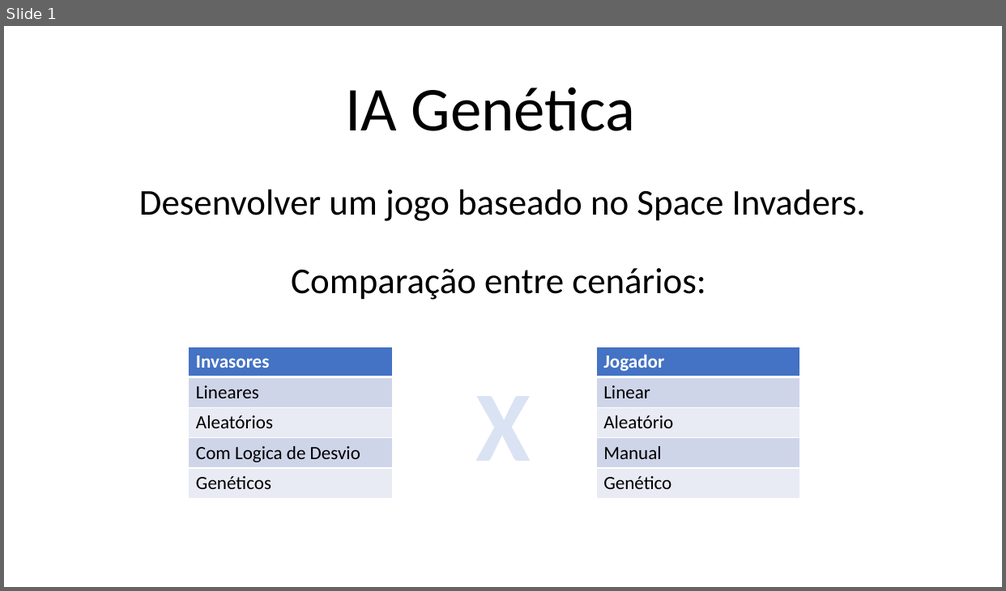
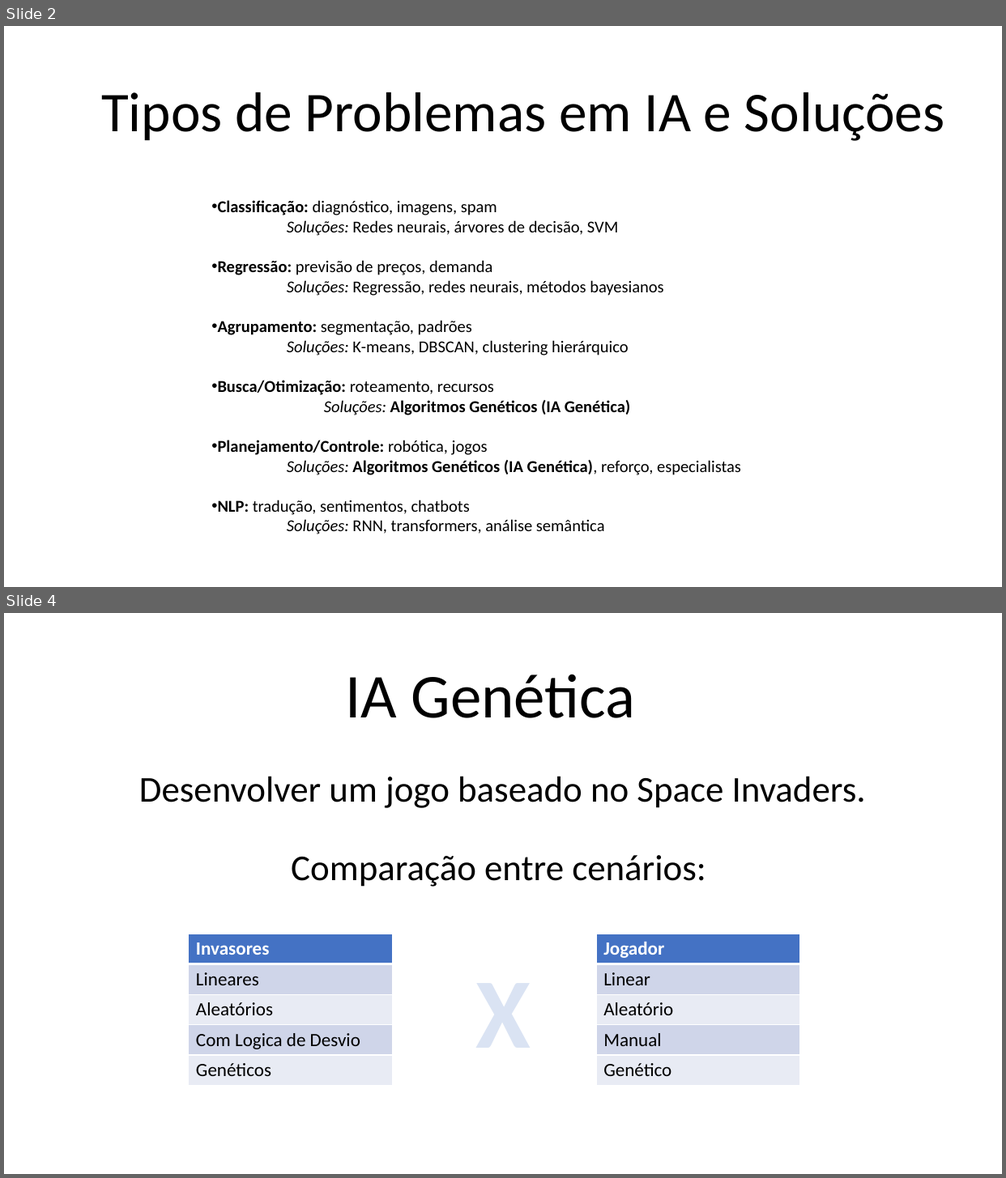
Before and after one commit to GustavoMaltaGuimaraesBrasil/TC2_IAGenetica, a slide deck: IA Genética.pptx. Shown one above the other, each under a label of ours: slide 1 before the commit, slides 2 and 4 after it; the slides between them are not shown. The pictures are 1006x591 and 1006x1178 pixels, drawn with LibreOffice and Linux fonts; fonts in the diff are those of the drawing. Boxes give left, top, right and bottom in pixels: in the first picture for what was removed or moved away, otherwise in the second. Text is boxed around its words. In the diff, an @@ line names an element or a change of style, - is before the commit and + after.

```diff
--- a/IA Genética.pptx
+++ b/IA Genética.pptx
@@ slide 2 added at [4, 26, 1002, 587], background #FFFFFF @@
@@ title added at [101, 92, 944, 141], 54 pt, text #000000 @@
+Tipos de Problemas em IA e Soluções
@@ text added at [218, 200, 741, 535], 16 pt, text #000000 @@
+• Classificação: diagnóstico, imagens, spam
+  Soluções: Redes neurais, árvores de decisão, SVM
+• Regressão: previsão de preços, demanda
+  Soluções: Regressão, redes neurais, métodos bayesianos
+• Agrupamento: segmentação, padrões
+  Soluções: K-means, DBSCAN, clustering hierárquico
+• Busca/Otimização: roteamento, recursos
+  Soluções: Algoritmos Genéticos (IA Genética)
+• Planejamento/Controle: robótica, jogos
+  Soluções: Algoritmos Genéticos (IA Genética), reforço, especialistas
+• NLP: tradução, sentimentos, chatbots
+  Soluções: RNN, transformers, análise semântica
@@ what was slide 1 is now slide 4 @@
```
Also in this commit, not shown: 2 slides changed, 5 other slides added, 1 slide removed, 1 other file.
